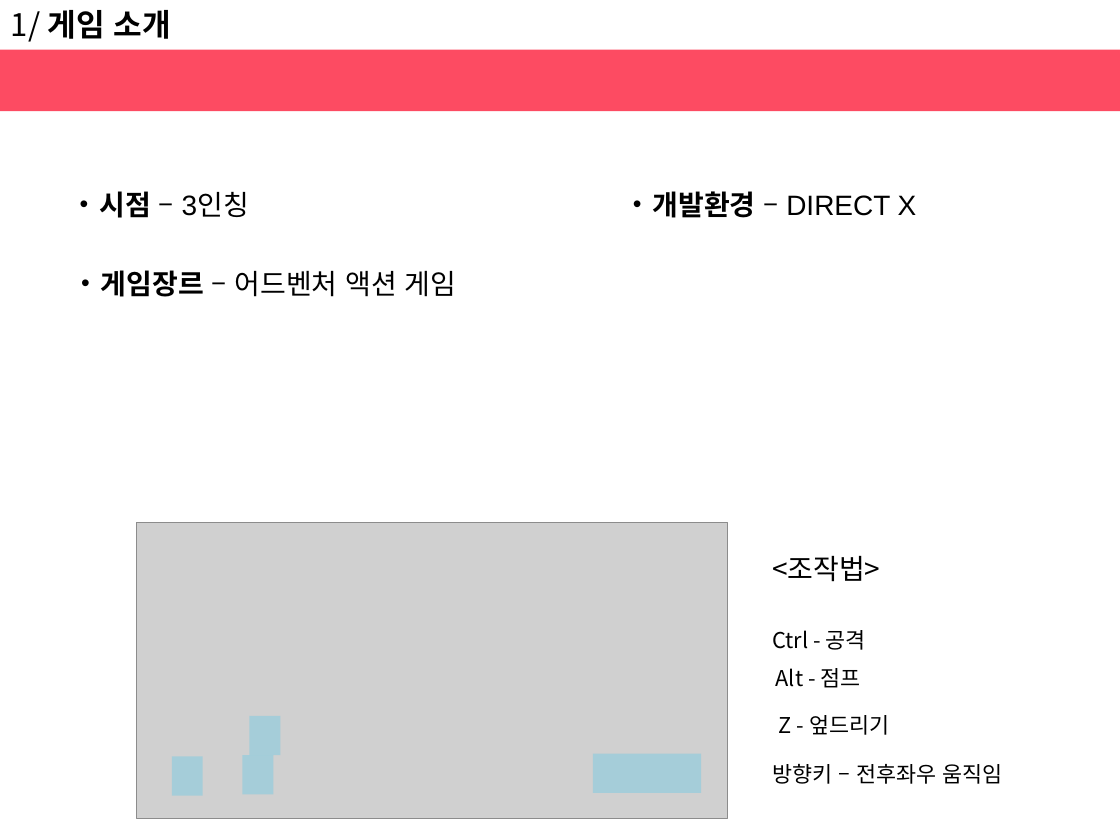
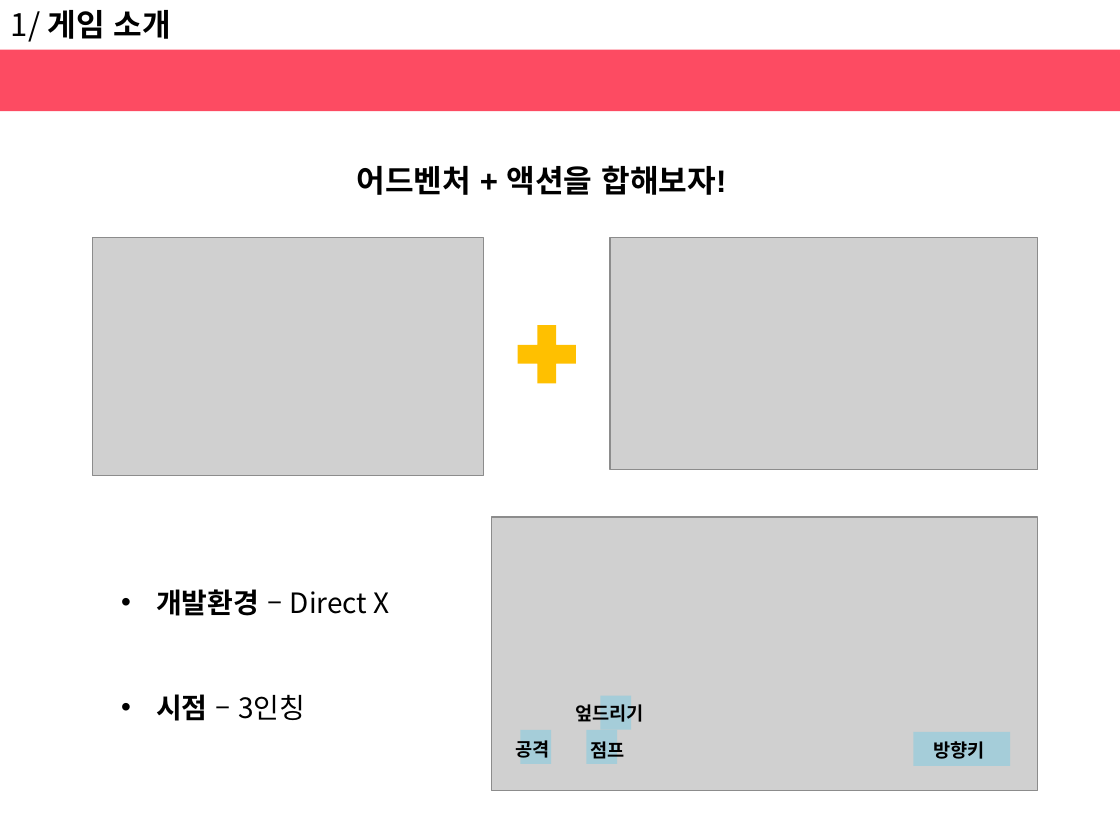
Before and after one commit to haeunjung/Team_Project, a slide deck: slide 4 of 기획문서/게임 제안서.pptx. Drawn at 1120x840 pixels with LibreOffice and Linux fonts; fonts in the diff are those of the drawing; grey boxes stand for pictures. Boxes give left, top, right and bottom in pixels: in the first picture for what was removed or moved away, otherwise in the second. Text is boxed around its words. In the diff, an @@ line names an element or a change of style, - is before the commit and + after.

Commit message:
12.14
게임의 필요성과 게임 소개 수정

```diff
--- a/기획문서/게임 제안서.pptx
+++ b/기획문서/게임 제안서.pptx
@@ text at box(356, 165, 726, 195): text changed; size 18 to 20 pt; bold on @@
-• 게임장르 – 어드벤처 액션 게임
+어드벤처 + 액션을 합해보자!
@@ picture added at box(92, 237, 483, 476) @@
@@ picture added at box(610, 237, 1038, 469) @@
@@ plus sign added at box(507, 315, 587, 394), fill #FFC000 @@
@@ picture removed at box(137, 522, 728, 818) @@
@@ picture added at box(492, 517, 1038, 791) @@
@@ text removed at box(772, 556, 880, 582) @@
-<조작법>
@@ text at box(156, 589, 390, 616): text changed; font Arial to Noto Sans CJK KR @@
-• 개발환경 – DIRECT X
+• 개발환경 – Direct X
@@ text "시점 – 3인칭": place and size @@
-text "시점 – 3인칭" at box(99, 191, 249, 218)
+text "시점 – 3인칭" at box(156, 694, 305, 721)
@@ text "시점 – 3인칭" at box(156, 694, 305, 721): font Arial to Noto Sans CJK KR; indent changed @@
@@ rectangle removed at box(250, 716, 281, 755) @@
@@ text at box(575, 700, 644, 725): text changed; size 14 to 12 pt; bold on @@
-Z - 엎드리기
+엎드리기
@@ rectangle: place and size @@
-rectangle at box(243, 755, 274, 794)
+rectangle at box(600, 696, 632, 729)
@@ text at box(515, 737, 549, 762): text changed; size 14 to 12 pt; bold on @@
-Ctrl - 공격
+공격
@@ rectangle: place and size @@
-rectangle at box(172, 756, 204, 795)
+rectangle at box(521, 730, 552, 764)
@@ rectangle: place and size @@
-rectangle at box(592, 754, 701, 793)
+rectangle at box(587, 730, 618, 764)
@@ text at box(591, 737, 625, 762): text changed; size 14 to 12 pt; bold on @@
-Alt - 점프
+점프
@@ rectangle added at box(913, 731, 1010, 765), fill #93CDDD at 70% opacity @@
@@ text added at box(933, 741, 984, 759), 12 pt, text #000000, bold @@
+방향키
@@ text removed at box(772, 764, 1003, 784) @@
-방향키 – 전후좌우 움직임
```
Also in this commit, not shown: 2 other slides changed.
